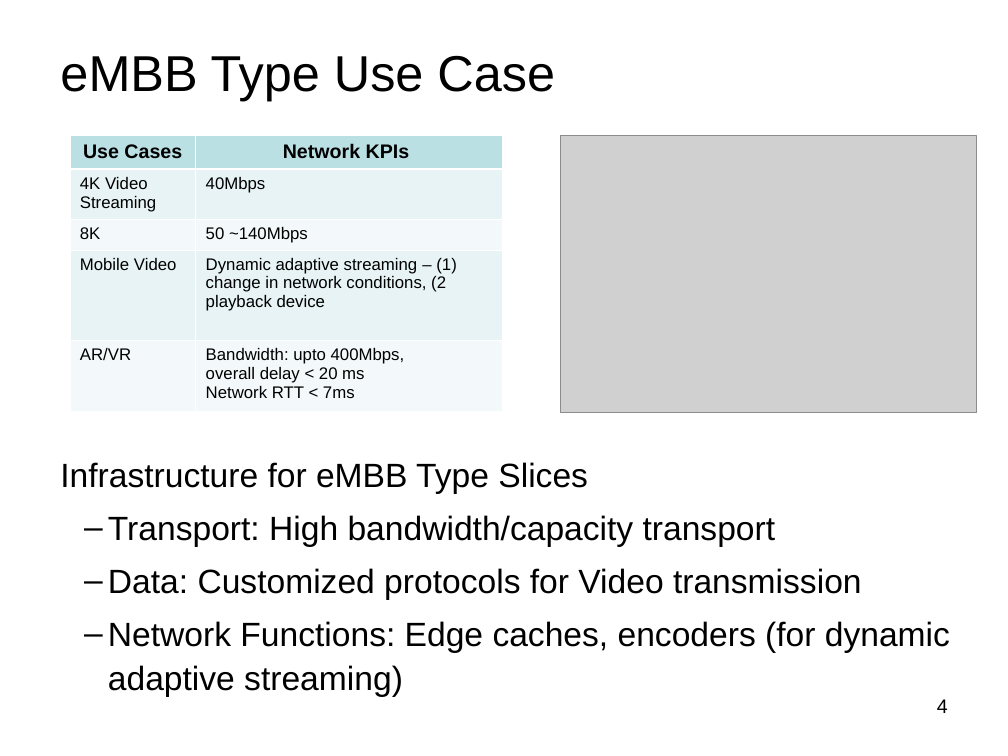
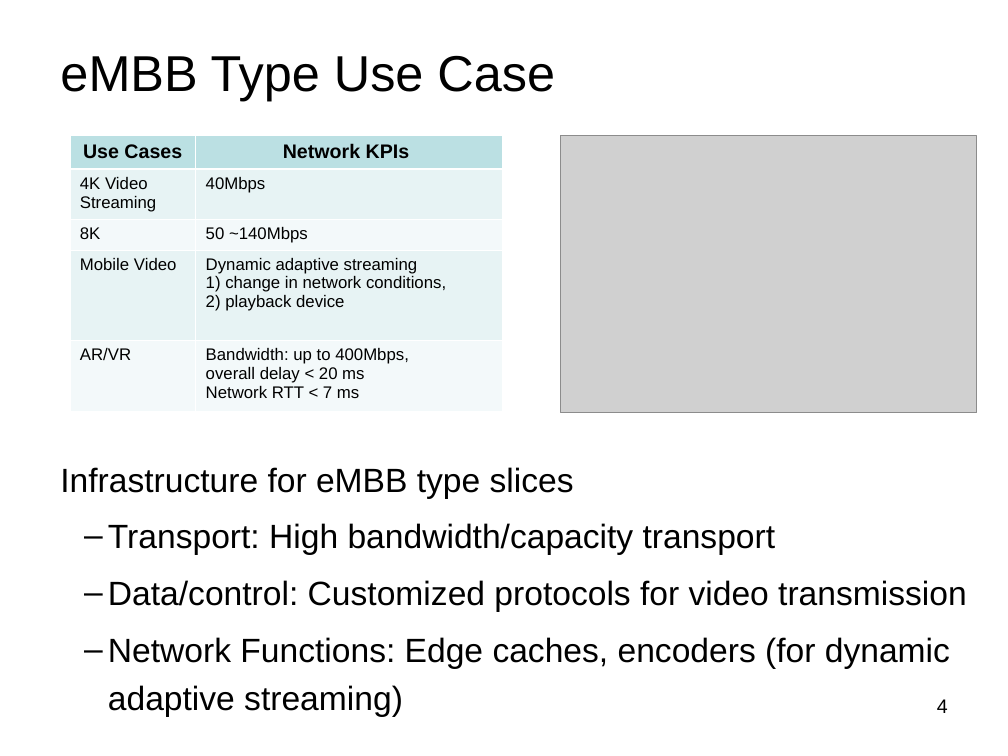
Before and after one commit to netslices/IETF-NetSlices, a slide deck: slide 4 of IETF98_Sidemeeting02/Network Slicing Use Cases_01.ppt. Drawn at 1008x756 pixels with LibreOffice and Linux fonts; fonts in the diff are those of the drawing; grey boxes stand for pictures. Boxes give left, top, right and bottom in pixels: in the first picture for what was removed or moved away, otherwise in the second. Text is boxed around its words. In the diff, an @@ line names an element or a change of style, - is before the commit and + after.

```diff
--- a/IETF98_Sidemeeting02/Network Slicing Use Cases_01.ppt
+++ b/IETF98_Sidemeeting02/Network Slicing Use Cases_01.ppt
@@ table at bbox=[70, 135, 502, 404] @@
-row 4, column 2: Dynamic adaptive streaming – (1) change in network conditions, (2 playback device
+row 4, column 2: Dynamic adaptive streaming / 1) change in network conditions, / 2) playback device
-row 5, column 2: Bandwidth: upto 400Mbps, / overall delay < 20 ms / Network RTT < 7ms
+row 5, column 2: Bandwidth: up to 400Mbps, / overall delay < 20 ms / Network RTT < 7 ms
@@ text at bbox=[60, 467, 574, 499]: text changed @@
-  Infrastructure for eMBB Type Slices
+  Infrastructure for eMBB type slices
@@ text at bbox=[108, 523, 950, 717]: line spacing 1.1 to 1.2 @@
@@ text at bbox=[108, 580, 967, 612]: text changed @@
-  – Data: Customized protocols for Video transmission
+  – Data/control: Customized protocols for video transmission
```
Also in this commit, not shown: 7 other slides changed.
